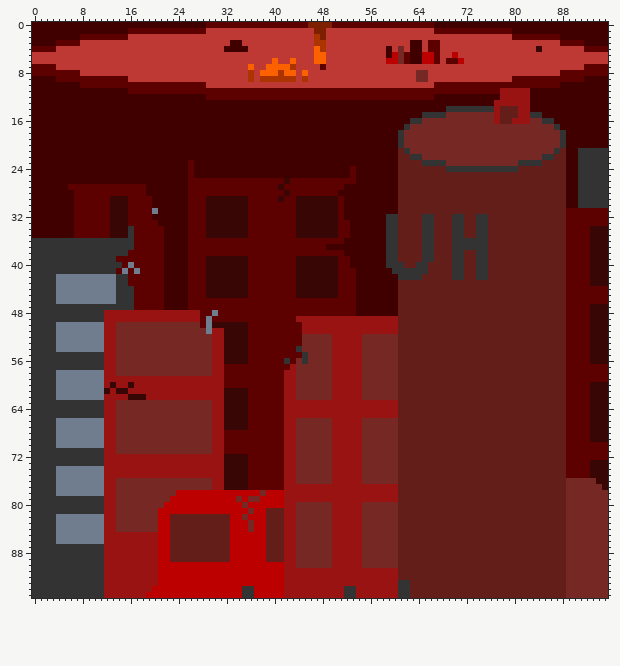
Sprite sheet, stored at views/pictures/l_UH.png. Above: the version before the commit.
Rulers count pixels.
Once edited:
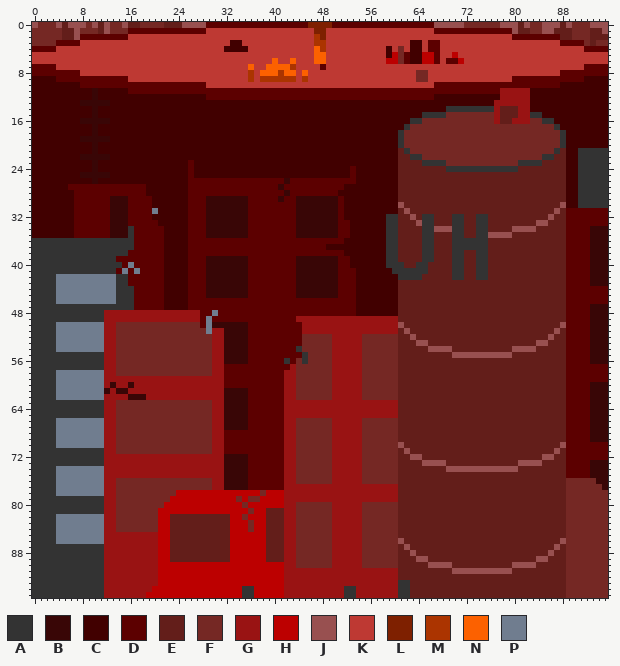
Palette (. is transparent): A #333333  B #390606  C #410000  D #5c0000  E #631e1a  F #752824  G #991313  H #bc0000  J #985050  K #be3933  L #7e2000  M #ab3400  N #fc6100  P #707d8f
Diff:
file 1536x1536 -> 96x96 pixels (blocks of 16x16 -> 1x1; one block is one cell here)
y 0: x 0..28 CCCCCCCCCCCCCCCCCCCCCCCCCCCCC -> JFFFJEJJJFJEJFFJEEFFFFEEEJJJJ; x 67..95 CCCCCCCCCCCCCCCCCCCCCCCCCCCCC -> JJJJJFFFFFFJJJEJFFJJJEJFFFJJJ
y 1: x 0..15 CCCCCCCCCCCCCCCC -> FFFFFEEJFFFEJFFF; x 80..95 CCCCCCCCCCCCCCCC -> JEEFFJJEEEFFFEEJ
y 2: x 0..7 CCCCCCCC -> FFFFFEEJ; x 88..95 CCCCCCCC -> EEFFFEEE
y 3: x 0..3 CCCC -> FFFF; x 92..95 CCCC -> FEFF
y 4: x 84 B -> K
y 11..12: x 10 C -> B
y 13: x 8..12 CCCCC -> BBBBB
y 14..15: x 10 C -> B
y 16: x 8..12 CCCCC -> BBBBB
y 17..18: x 10 C -> B
y 19: x 8..12 CCCCC -> BBBBB
y 20..21: x 10 C -> B
y 22: x 8..12 CCCCC -> BBBBB
y 23..24: x 10 C -> B
y 25: x 8..12 CCCCC -> BBBBB
y 26: x 10 C -> B
y 30: x 61 E -> J; x 88 E -> J
y 31: x 62 E -> J; x 87 E -> J
y 32: x 63 E -> J; x 86 E -> J
y 33: x 64 E -> J; x 84..85 EE -> JJ
y 34: x 67..69 EEE -> JJJ; x 80..83 EEEE -> JJJJ
y 35: x 76..79 EEEE -> JJJJ
y 50: x 61 E -> J; x 88 E -> J
y 51: x 62 E -> J; x 87 E -> J
y 52: x 63 E -> J; x 86 E -> J
y 53: x 64..65 EE -> JJ; x 84..85 EE -> JJ
y 54: x 66..69 EEEE -> JJJJ; x 80..83 EEEE -> JJJJ
y 55: x 70..79 EEEEEEEEEE -> JJJJJJJJJJ
y 70: x 61 E -> J; x 88 E -> J
y 71: x 62 E -> J; x 87 E -> J
y 72: x 63..64 EE -> JJ; x 85..86 EE -> JJ
y 73: x 65..68 EEEE -> JJJJ; x 81..84 EEEE -> JJJJ
y 74: x 69..80 EEEEEEEEEEEE -> JJJJJJJJJJJJ
y 86: x 61 E -> J; x 88 E -> J
y 87: x 62 E -> J; x 87 E -> J
y 88: x 63 E -> J; x 86 E -> J
y 89: x 64..65 EE -> JJ; x 84..85 EE -> JJ
y 90: x 66..69 EEEE -> JJJJ; x 80..83 EEEE -> JJJJ
y 91: x 70..79 EEEEEEEEEE -> JJJJJJJJJJ
Boxes around the changes in both pictures, in picture pixels (x1, y1, x2, y2):
changed: (32, 22, 206, 46)
changed: (434, 22, 608, 52)
changed: (80, 88, 110, 184)
changed: (398, 202, 452, 232)
changed: (488, 202, 566, 238)
changed: (398, 322, 566, 358)
changed: (398, 442, 566, 472)
changed: (398, 538, 566, 574)
